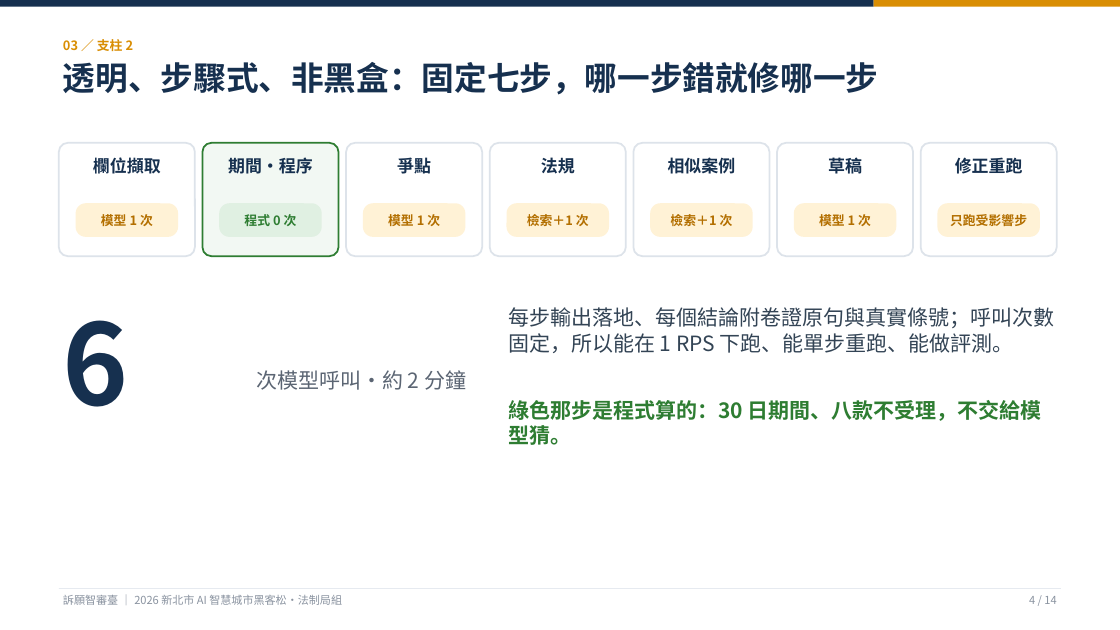
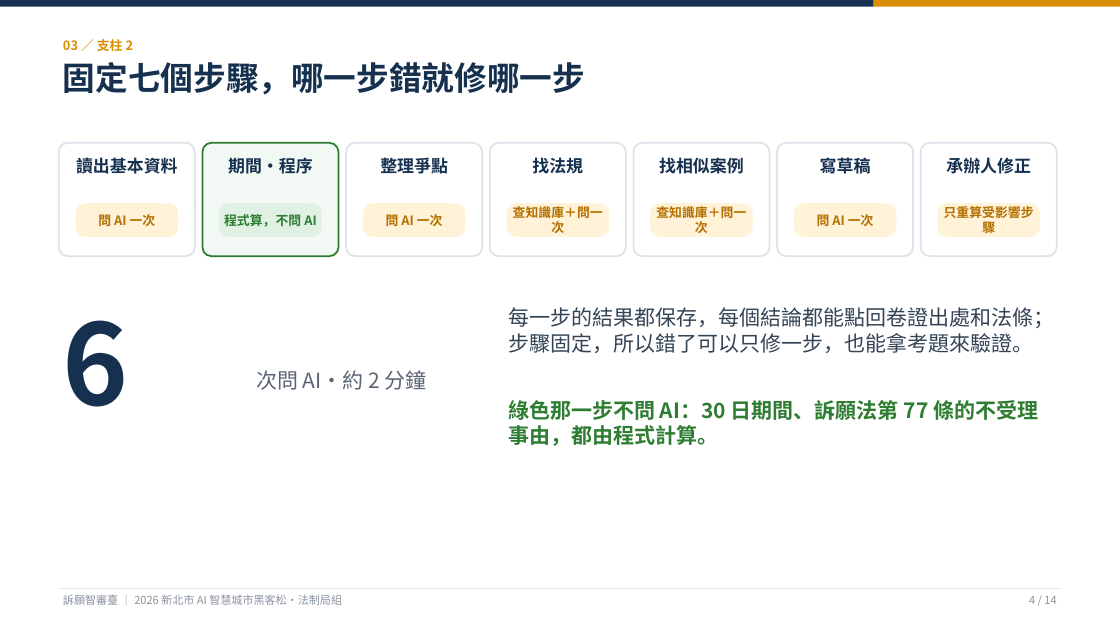
Before and after one commit to KevinMursh/hackathon_wisxxxx, a slide deck: slide 4 of docs/提案/提案簡報-訴願智審臺.pptx. Drawn at 1120x630 pixels with LibreOffice and Linux fonts; fonts in the diff are those of the drawing. Boxes give left, top, right and bottom in pixels: in the first picture for what was removed or moved away, otherwise in the second. Text is boxed around its words. In the diff, an @@ line names an element or a change of style, - is before the commit and + after.

```diff
--- a/docs/提案/提案簡報-訴願智審臺.pptx
+++ b/docs/提案/提案簡報-訴願智審臺.pptx
@@ text at [63,62,585,95]: text changed @@
-透明、步驟式、非黑盒：固定七步，哪一步錯就修哪一步
+固定七個步驟，哪一步錯就修哪一步
@@ text at [76,157,178,174]: text changed @@
-欄位擷取
+讀出基本資料
@@ text at [380,157,448,174]: text changed @@
-爭點
+整理爭點
@@ text at [532,157,583,174]: text changed @@
-法規
+找法規
@@ text at [659,157,744,174]: text changed @@
-相似案例
+找相似案例
@@ text at [820,155,871,178]: text changed @@
-草稿
+寫草稿
@@ text at [946,157,1031,174]: text changed @@
-修正重跑
+承辦人修正
@@ text at [513,206,603,233]: text changed @@
-檢索＋1 次
+查知識庫＋問一次
@@ text at [656,206,746,233]: text changed @@
-檢索＋1 次
+查知識庫＋問一次
@@ text at [944,206,1034,237]: text changed @@
-只跑受影響步
+只重算受影響步驟
@@ text at [98,214,156,226]: text changed @@
-模型 1 次
+問 AI 一次
@@ text at [224,214,316,227]: text changed @@
-程式 0 次
+程式算，不問 AI
@@ text at [386,211,443,229]: text changed @@
-模型 1 次
+問 AI 一次
@@ text at [817,211,874,229]: text changed @@
-模型 1 次
+問 AI 一次
@@ text at [508,307,1054,353]: text changed @@
-每步輸出落地、每個結論附卷證原句與真實條號；呼叫次數固定，所以能在 1 RPS 下跑、能單步重跑、能做評測。
+每一步的結果都保存，每個結論都能點回卷證出處和法條；步驟固定，所以錯了可以只修一步，也能拿考題來驗證。
@@ text at [256,370,427,390]: text changed @@
-次模型呼叫・約 2 分鐘
+次問 AI・約 2 分鐘
@@ text at [508,400,1038,446]: text changed @@
-綠色那步是程式算的：30 日期間、八款不受理，不交給模型猜。
+綠色那一步不問 AI：30 日期間、訴願法第 77 條的不受理事由，都由程式計算。
```
Also in this commit, not shown: 13 other slides changed, 4 other files.
